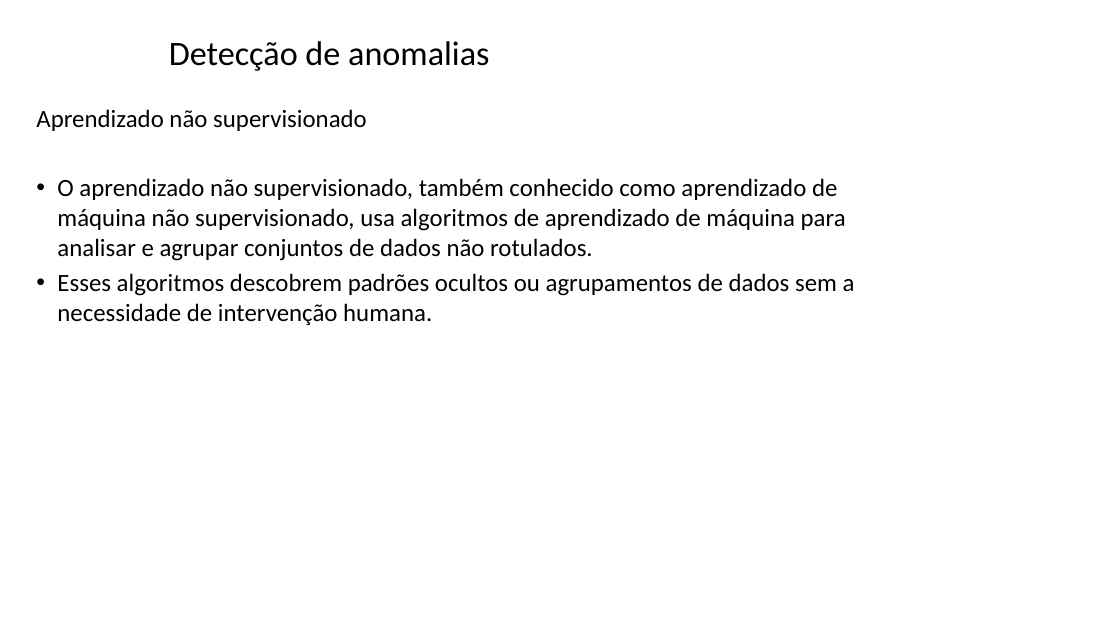
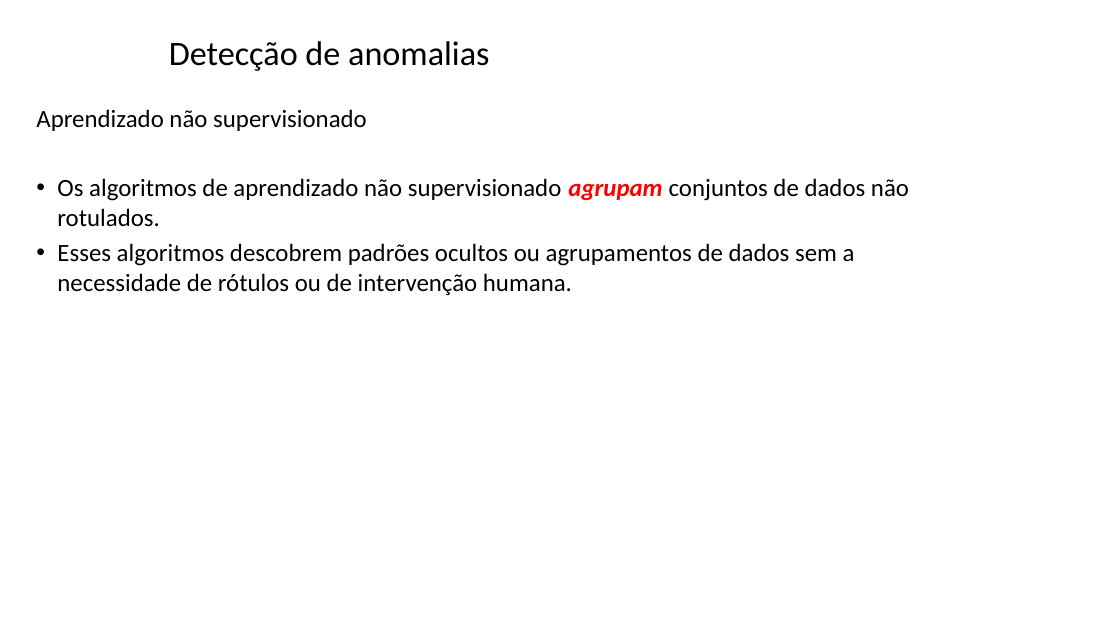
Before and after one commit to zz4fap/tp557-iot-ml, a slide deck: slide 6 of slides/TP557_16_detecção_de_anomalias.pptx (slide 4 before the commit). Drawn at 1120x630 pixels with LibreOffice and Linux fonts; fonts in the diff are those of the drawing; background and template pictures are left out. Boxes give left, top, right and bottom in pixels: in the first picture for what was removed or moved away, otherwise in the second. Text is boxed around its words. In the diff, an @@ line names an element or a change of style, - is before the commit and + after.

```diff
--- a/slides/TP557_16_detecção_de_anomalias.pptx
+++ b/slides/TP557_16_detecção_de_anomalias.pptx
@@ text at box(57, 178, 909, 295): text changed @@
-• O aprendizado não supervisionado, também conhecido como aprendizado de máquina não supervisionado, usa algoritmos de aprendizado de máquina para analisar e agrupar conjuntos de dados não rotulados.
-• Esses algoritmos descobrem padrões ocultos ou agrupamentos de dados sem a necessidade de intervenção humana.
+• Os algoritmos de aprendizado não supervisionado agrupam conjuntos de dados não rotulados.
+• Esses algoritmos descobrem padrões ocultos ou agrupamentos de dados sem a necessidade de rótulos ou de intervenção humana.
```
Also in this commit, not shown: 6 other slides changed, 3 slides added.
